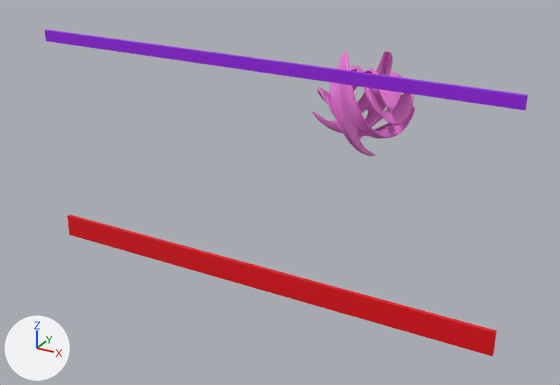
Before and after pictures for a commit that changed the glTF model bg01.glb.
The view is the same before and after, from a 50 mm lens placed at (7.24, -13.93, 5.78), pointed at (-0.68, 0.48, -1.42). The axes (+X, +Y, +Z) are drawn at lower left. The lights are the same throughout. Where no turn or scale is listed for an object, it has been applied to the vertices.

Script lines for the objects in view, before the commit:
```python
mat_material_003 = principled_material('Material.003')
mat_material_003.base_color = (0.8, 0.176, 0.661)  # pink #e775d4
mat_rojo_001 = principled_material('rojo.001')
mat_rojo_001.base_color = (0.8, 0.0, 0.00558)  # red #e70011
me_cube_009 = bpy.data.meshes.new('Cube.009')
me_cube_009.from_pydata(...)  # a box spanning x -5.0..5.0, y -1.96..-1.88, z 0.03..0.27
me_cube_009.materials.append(mat_frente_001)  # purple #9821e7
me_cube_010 = bpy.data.meshes.new('Cube.010')
me_cube_010.from_pydata(...)  # a box spanning x -5.0..5.0, y -1.96..-1.88, z -0.25..0.25
me_cube_010.materials.append(mat_rojo_001)  # red #e70011
me_torus = bpy.data.meshes.new('Torus')
me_torus.from_pydata(...)  # 36864 vertices, 73728 faces; spans x -1.26..1.26, y -1.36..1.36, z -1.29..1.29
me_torus.materials.append(mat_material_003)  # pink #e775d4
ob_cube_001 = bpy.data.objects.new('Cube.001', me_cube_009)
ob_cube_001.location = (0.0, 0.0, 2.07)
ob_cube_002 = bpy.data.objects.new('Cube.002', me_cube_010)
ob_cube_002.location = (0.0, 0.0, -2.24)
ob_torus = bpy.data.objects.new('Torus', me_torus)
ob_torus.location = (0.0, 3.65, 0.0)
```
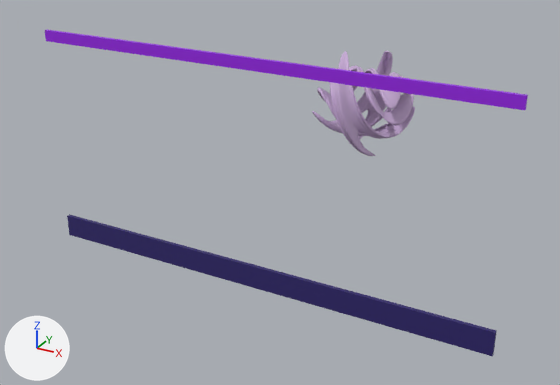
Where the change shows, as pixel boxes (x1, y1, x2, y2) in the pictures (560 x 385 px):
'Cube.002', recoloured (red to blue)
    both: (67, 214, 497, 356)
'Torus', recoloured (pink to purple)
    both: (312, 51, 415, 156)

Diff of the bpy script that builds the scene:
```diff
--- a/bg01.glb.py
+++ b/bg01.glb.py
@@ mat_rojo_001 @@
 mat_rojo_001 = principled_material('rojo.001')
-mat_rojo_001.base_color = (0.8, 0.0, 0.00558)  # red #e70011
+mat_rojo_001.base_color = (0.0273, 0.0168, 0.15)  # dark blue #2e236c
@@ mat_material_003 @@
 mat_material_003 = principled_material('Material.003')
-mat_material_003.base_color = (0.8, 0.176, 0.661)  # pink #e774d4
+mat_material_003.base_color = (0.578, 0.413, 0.672)  # purple #c8acd6
```
